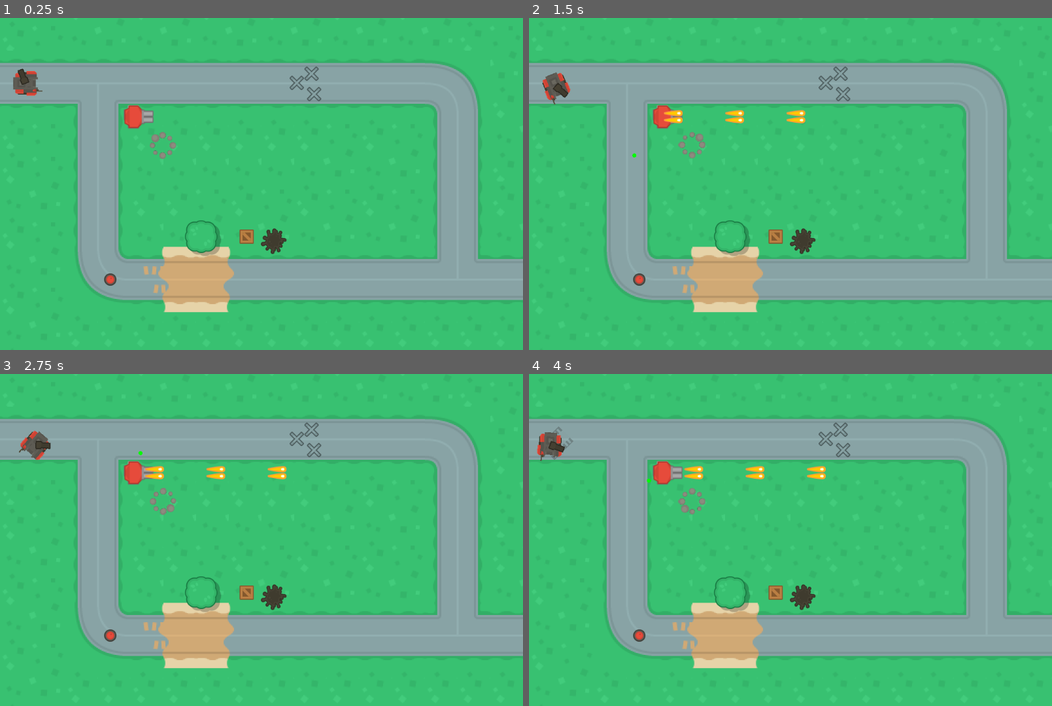
Above: before the commit, frames 1-4 (two rows, left to right).
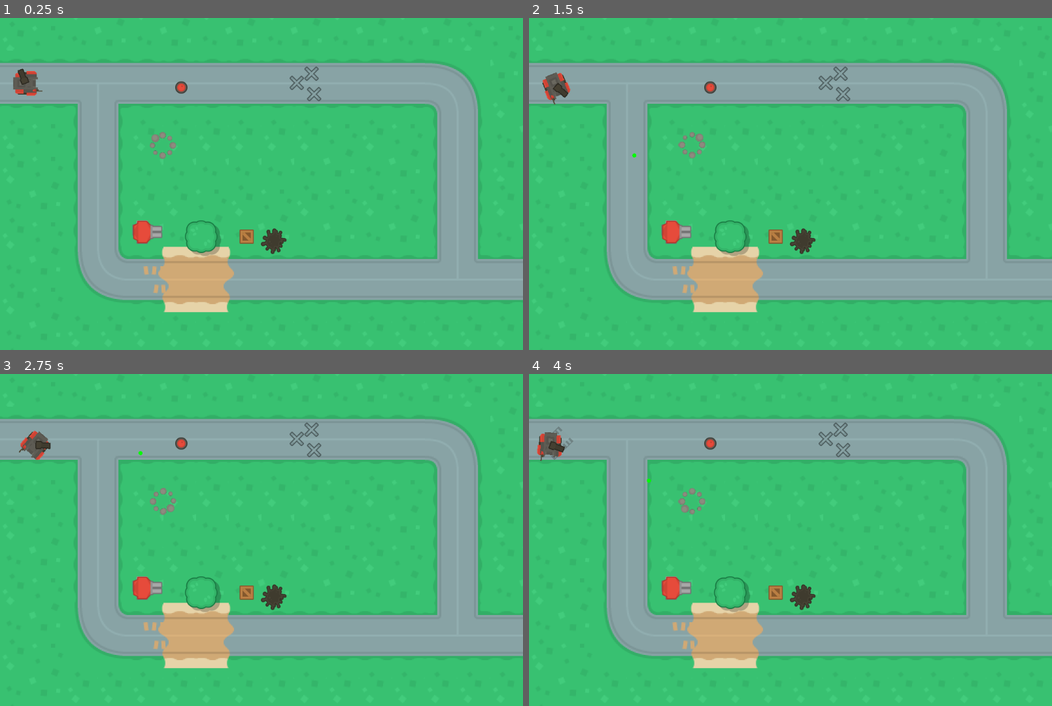
Above: after the commit, the same moments.

Repository: soapmactavish23/rogue_tank
Game: Godot game, scene res://scenes/game.tscn
The game is run twice, just before and just after one commit, with the same random seed, the same clock (stepped at 60 frames per second) and the same inputs.
Inputs (mouse positions are in pixels of both pictures, inside the frame that each line leads up to):
- Up to frame 1 (0.25 s): no input
- Up to frame 2 (1.5 s): move the mouse to (905, 167) at 0.52 s; hold Right (ui_right) 0.53-1.28 s; right-click (905, 167) at 0.6 s; move the mouse to (685, 200) at 1.27 s; hold Down (ui_down) from 1.28 s (still down); right-click (685, 200) at 1.35 s
- Up to frame 3 (2.75 s): move the mouse to (313, 466) at 2.02 s; release Down (ui_down) at 2.03 s; hold Right (ui_right) from 2.03 s (still down); right-click (313, 466) at 2.1 s
- Up to frame 4 (4 s): move the mouse to (764, 606) at 2.77 s; release Right (ui_right) at 2.78 s; hold Up (ui_up) 2.78-3.53 s; right-click (764, 606) at 2.85 s; move the mouse to (947, 589) at 3.52 s; hold Left (ui_left) from 3.53 s (still down); right-click (947, 589) at 3.6 s

The runs differ from the first frame. In frame 1, 0.8% of the frame differs, in the area x 19-36%, y 19-81%; in frame 2, 1.0%; in frame 3, 1.1%; in frame 4, 1.1%, in the area x 19-57%, y 19-81%.

Commit message:
62. 58 - Mira lazer da torreta

Diff:
--- a/scenes/game.tscn
+++ b/scenes/game.tscn
@@ -17,7 +17,7 @@
 radius = 23.2099
 
 [sub_resource type="CircleShape2D" id=2]
-radius = 101.383
+radius = 195.582
 
 [node name="game" type="Node"]
 script = ExtResource( 1 )
@@ -60,10 +60,10 @@
 collision_mask = 44
 
 [node name="barrelBlack_top" parent="." instance=ExtResource( 11 )]
-position = Vector2( 215.767, 511.908 )
+position = Vector2( 355.46, 136.246 )
 
 [node name="turret_01" type="StaticBody2D" parent="."]
-position = Vector2( 261.267, 193.504 )
+position = Vector2( 278.257, 419.09 )
 collision_layer = 10
 collision_mask = 9
 script = ExtResource( 12 )
@@ -86,6 +86,10 @@
 [node name="shape" type="CollisionShape2D" parent="turret_01/cannon"]
 shape = SubResource( 1 )
 
+[node name="sight" type="RayCast2D" parent="turret_01/cannon"]
+enabled = true
+cast_to = Vector2( 200, 0 )
+
 [node name="sensor" type="Area2D" parent="turret_01"]
 position = Vector2( 0, 0.25 )
 collision_layer = 0
@@ -95,7 +99,6 @@
 
 [node name="shoot_timer" type="Timer" parent="turret_01"]
 wait_time = 0.3
-autostart = true
 
 [connection signal="body_entered" from="turret_01/sensor" to="turret_01" method="_on_sensor_body_entered"]
 [connection signal="body_exited" from="turret_01/sensor" to="turret_01" method="_on_sensor_body_exited"]
--- a/scripts/turret_01.gd
+++ b/scripts/turret_01.gd
@@ -10,21 +10,27 @@
 		var angle = $cannon.get_angle_to(bodies[0].global_position)
 		if abs(angle) > .1:
 			$cannon.rotation += rot_vel * delta * sign(angle)
-		#$cannon.look_at(bodies[0].global_position)
-
 
 func _on_sensor_body_entered(body):
 	if(body is KinematicBody2D):
+		if !bodies.size():
+			$shoot_timer.start()
 		bodies.append(body)
+		$cannon/sight.enabled = true
+
 
 func _on_sensor_body_exited(body):
 	var index = bodies.find(body)
 	if index >= 0:
 		bodies.remove(index)
+	if !bodies.size():
+		$cannon/sight.enabled = false
+		$shoot_timer.stop()
 
 
 func _on_shoot_timer_timeout():
-	var bullet = PRE_BULLET.instance()
-	bullet.global_position = global_position
-	bullet.dir = Vector2(cos($cannon.rotation), sin($cannon.rotation))
-	get_parent().add_child(bullet)
+	if $cannon/sight.is_colliding():
+		var bullet = PRE_BULLET.instance()
+		bullet.global_position = global_position
+		bullet.dir = Vector2(cos($cannon.rotation), sin($cannon.rotation))
+		get_parent().add_child(bullet)
